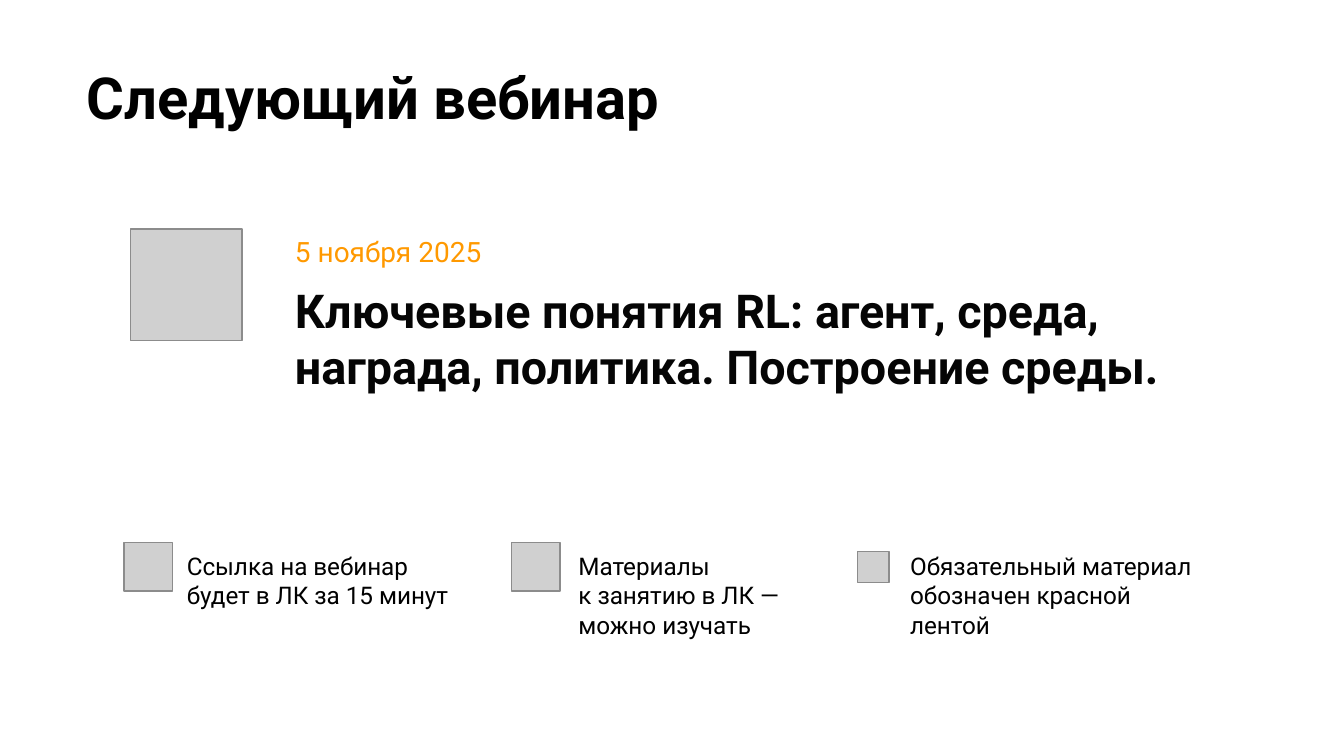
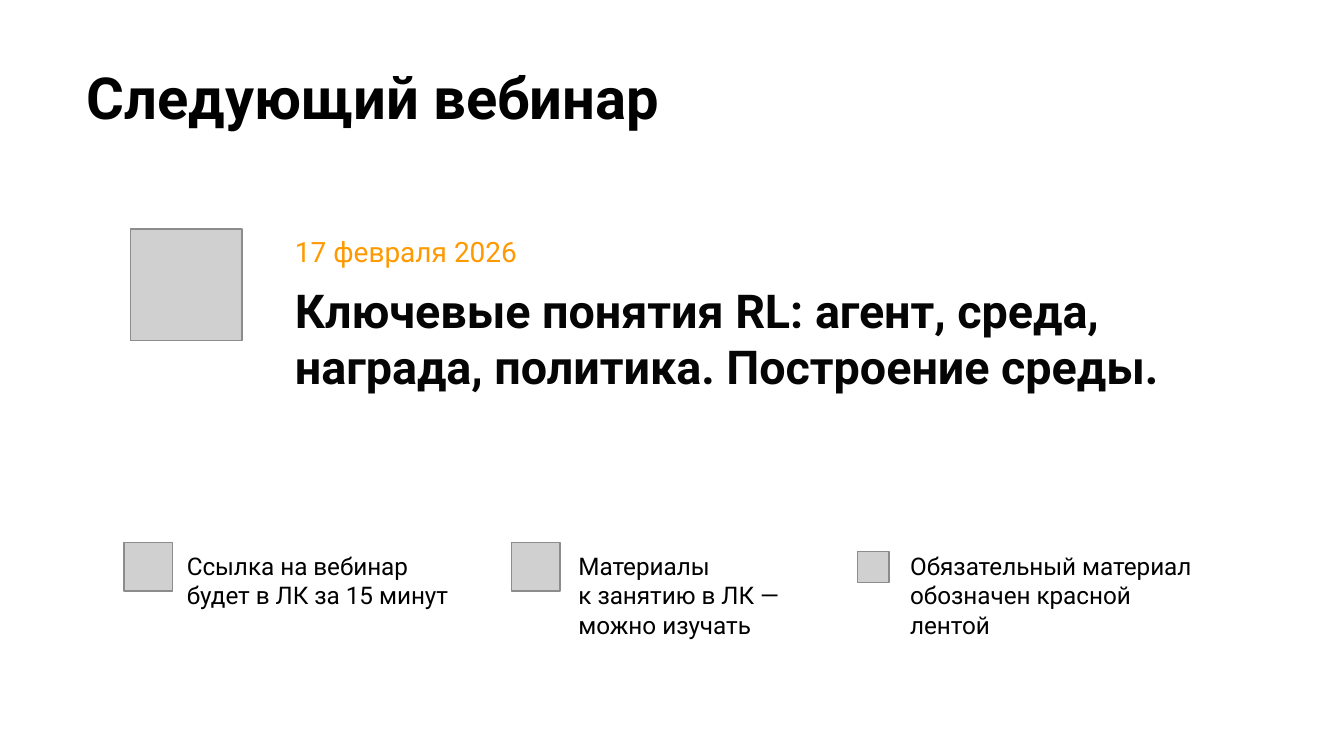
Before and after one commit to stureiko/Otus_lectures, a slide deck: slide 48 of RL/01 - Introduction in Reinforcement Learning/01 - 01 Introduction in RL/Presentation/01_Introduction_in_RL.pptx. Drawn at 1344x756 pixels with LibreOffice and Linux fonts; fonts in the diff are those of the drawing; grey boxes stand for pictures; background and template pictures are left out. Boxes give left, top, right and bottom in pixels: in the first picture for what was removed or moved away, otherwise in the second. Text is boxed around its words. In the diff, an @@ line names an element or a change of style, - is before the commit and + after.

```diff
--- a/RL/01 - Introduction in Reinforcement Learning/01 - 01 Introduction in RL/Presentation/01_Introduction_in_RL.pptx
+++ b/RL/01 - Introduction in Reinforcement Learning/01 - 01 Introduction in RL/Presentation/01_Introduction_in_RL.pptx
@@ text at (295,241,517,268): text changed @@
-5 ноября 2025
+17 февраля 2026
```
Also in this commit, not shown: 2 other slides changed, 31 other files.
